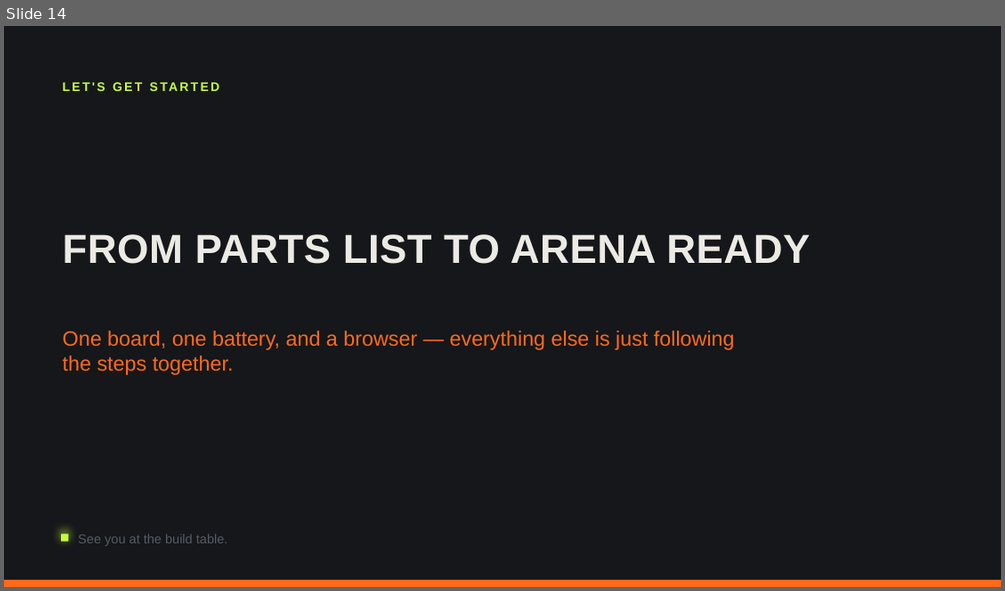
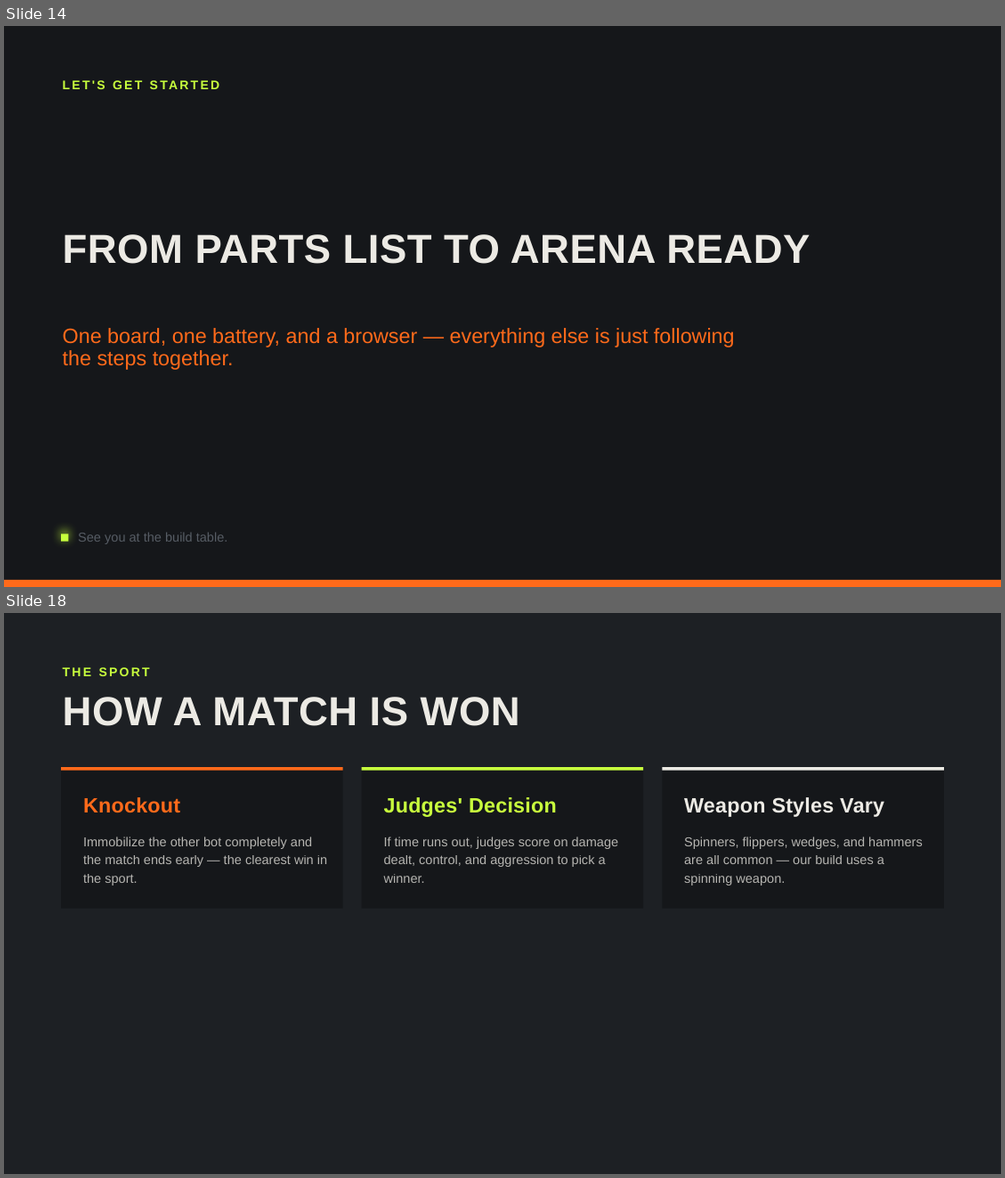
Before and after one commit to thefuzzman/WSP_YM_BB, a slide deck: Kickoff_Presentation.pptx. Shown one above the other, each under a label of ours: slide 14 before the commit, slides 14 and 18 after it; the slides between them are not shown. The pictures are 1005x591 and 1005x1178 pixels, drawn with LibreOffice and Linux fonts; fonts in the diff are those of the drawing. Boxes give left, top, right and bottom in pixels: in the first picture for what was removed or moved away, otherwise in the second. Text is boxed around its words. In the diff, an @@ line names an element or a change of style, - is before the commit and + after.

```diff
--- a/Kickoff_Presentation.pptx
+++ b/Kickoff_Presentation.pptx
@@ slide 18 added at box(4, 613, 1001, 1174), background #1D2024 @@
@@ text added at box(63, 667, 150, 676), 18 pt, text #C8FF3D, bold @@
+THE SPORT
@@ text added at box(63, 697, 520, 726), 58.5 pt, text #ECEAE4, bold @@
+HOW A MATCH IS WON
@@ rectangle added at box(61, 767, 343, 908), fill #15171A @@
@@ rectangle added at box(61, 767, 343, 770), fill #FF6A1A @@
@@ rectangle added at box(362, 767, 643, 908), fill #15171A @@
@@ rectangle added at box(362, 767, 643, 770), fill #C8FF3D @@
@@ rectangle added at box(662, 767, 944, 908), fill #15171A @@
@@ rectangle added at box(662, 767, 944, 770), fill #ECEAE4 @@
@@ text added at box(83, 797, 180, 813), 30 pt, text #FF6A1A, bold @@
+Knockout
@@ text added at box(384, 797, 557, 817), 30 pt, text #C8FF3D, bold @@
+Judges' Decision
@@ text added at box(684, 797, 884, 817), 30 pt, text #ECEAE4, bold @@
+Weapon Styles Vary
@@ text added at box(83, 836, 327, 885), 18.7 pt, text #ECEAE4 at 75% opacity @@
+Immobilize the other bot completely and the match ends early — the clearest win in the sport.
@@ text added at box(384, 836, 619, 883), 18.7 pt, text #ECEAE4 at 75% opacity @@
+If time runs out, judges score on damage dealt, control, and aggression to pick a winner.
@@ text added at box(684, 836, 922, 885), 18.7 pt, text #ECEAE4 at 75% opacity @@
+Spinners, flippers, wedges, and hammers are all common — our build uses a spinning weapon.
@@ slide 14 changed as well @@
@@ text "LET'S GET STARTED" at box(97, 80, 105, 89): line spacing 1 to 0.9 @@
@@ text "One board, one battery, and ..." at box(63, 328, 735, 370): line spacing 1 to 0.9 @@
@@ text "See you at the build ..." at box(78, 532, 228, 544): size 18.8 to 18.7 pt; line spacing 1 to 0.9 @@
```
Also in this commit, not shown: 13 other slides changed, 13 other slides added.
